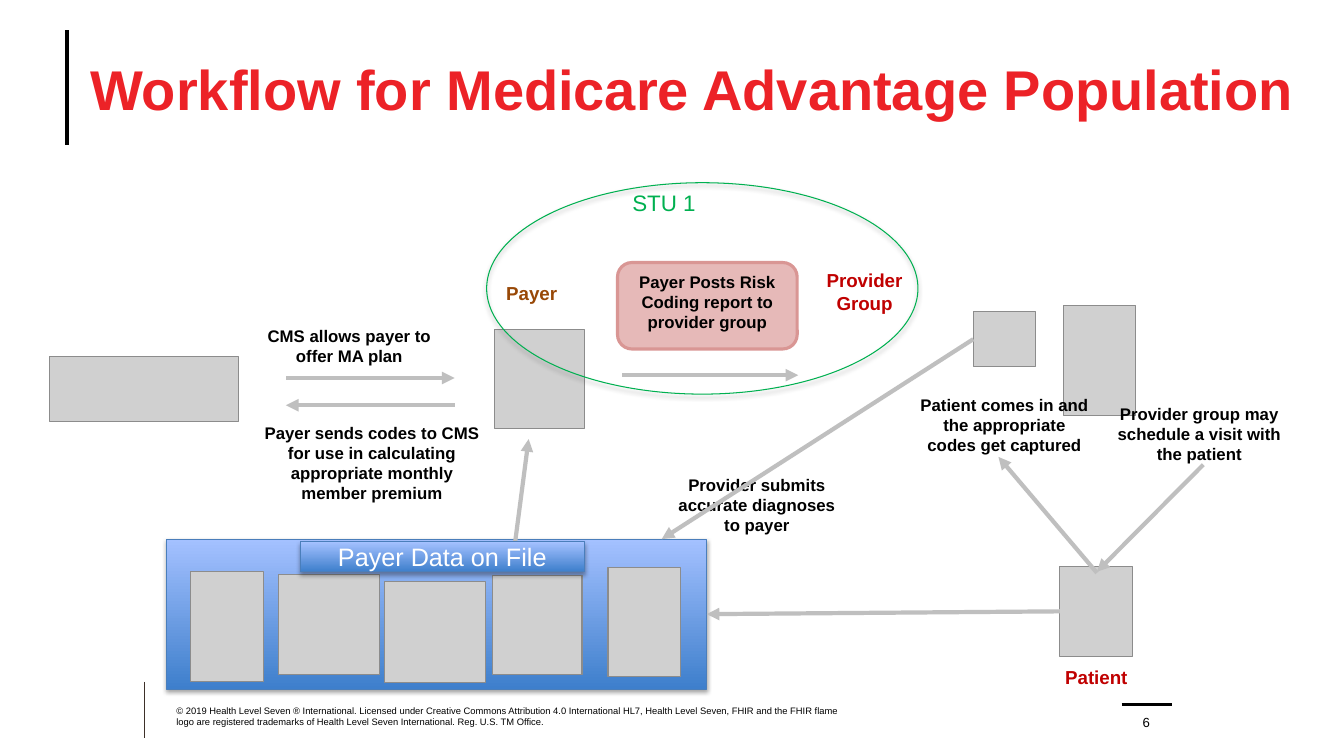
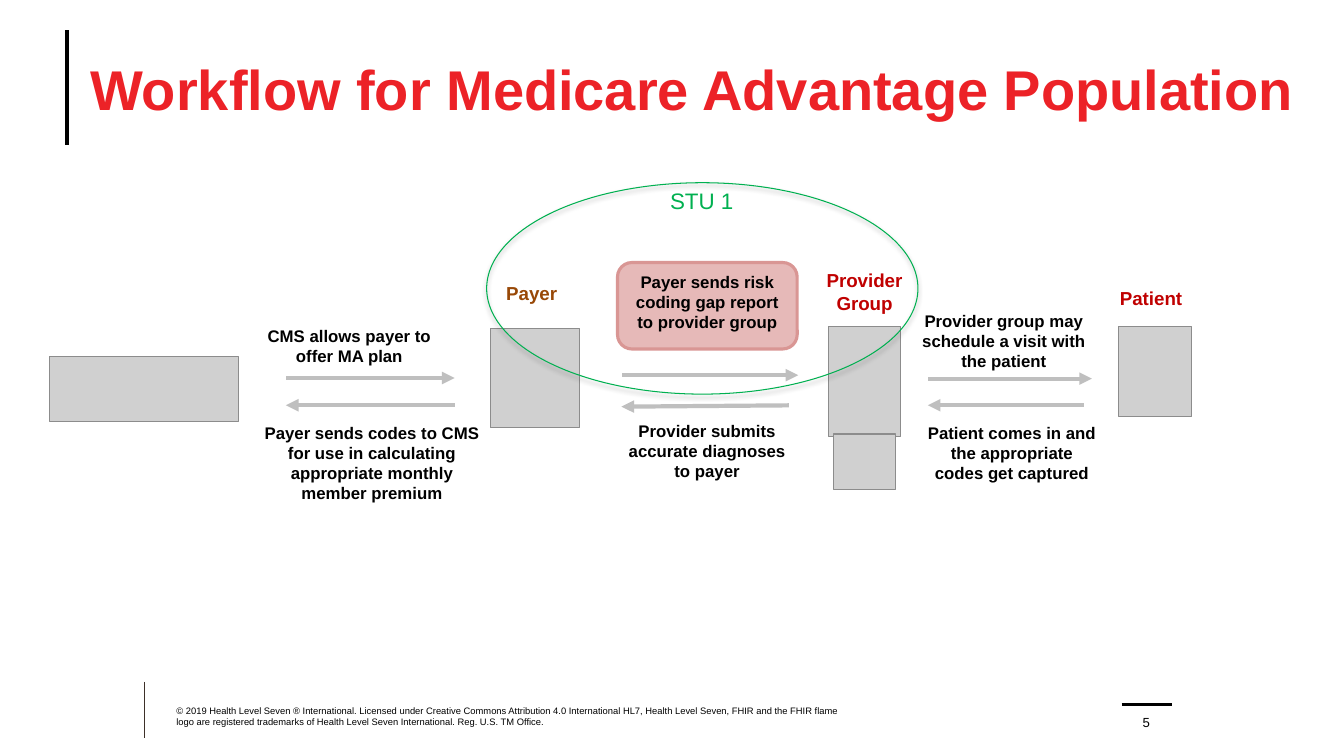
Before and after one commit to HL7/davinci-ra, a slide deck: slide 5 of input/images/Source/Risk Adjustment Images.pptx (slide 6 before the commit). Drawn at 1344x756 pixels with LibreOffice and Linux fonts; fonts in the diff are those of the drawing; grey boxes stand for pictures; background and template pictures are left out. Boxes give left, top, right and bottom in pixels: in the first picture for what was removed or moved away, otherwise in the second. Text is boxed around its words. In the diff, an @@ line names an element or a change of style, - is before the commit and + after.

```diff
--- a/input/images/Source/Risk Adjustment Images.pptx
+++ b/input/images/Source/Risk Adjustment Images.pptx
@@ text "STU 1" moved from (x1=632, y1=195, x2=695, y2=212) to (x1=670, y1=193, x2=733, y2=210) @@
@@ text "Patient" moved from (x1=1065, y1=670, x2=1127, y2=685) to (x1=1120, y1=291, x2=1182, y2=306) @@
@@ text in rounded rectangle at (x1=636, y1=276, x2=778, y2=332): text changed @@
-Payer Posts Risk Coding report to provider group
+Payer sends risk coding gap report to provider group
@@ picture moved from (x1=495, y1=330, x2=585, y2=429) to (x1=490, y1=329, x2=580, y2=427) @@
@@ picture moved from (x1=1064, y1=306, x2=1136, y2=415) to (x1=829, y1=327, x2=901, y2=437) @@
@@ text "Provider group may schedule a ..." moved from (x1=1118, y1=406, x2=1281, y2=465) to (x1=922, y1=315, x2=1086, y2=371) @@
@@ picture moved from (x1=1061, y1=567, x2=1133, y2=656) to (x1=1119, y1=327, x2=1192, y2=416) @@
@@ arrow moved from (707, 614) - (1061, 612) to (1092, 379) - (928, 379) @@
@@ text "Provider submits accurate diagnoses to ..." moved from (x1=678, y1=477, x2=835, y2=535) to (x1=629, y1=425, x2=785, y2=481) @@
@@ arrow moved from (661, 539) - (974, 340) to (622, 406) - (789, 405) @@
@@ text "Patient comes in and the ..." moved from (x1=920, y1=397, x2=1088, y2=455) to (x1=928, y1=427, x2=1096, y2=483) @@
@@ arrow moved from (999, 457) - (1097, 573) to (928, 405) - (1084, 405) @@
@@ arrow removed from (512, 563) to (528, 440) @@
@@ picture moved from (x1=974, y1=312, x2=1036, y2=367) to (x1=834, y1=435, x2=896, y2=490) @@
@@ arrow removed from (1204, 465) to (1097, 572) @@
@@ rectangle removed at (x1=166, y1=539, x2=707, y2=690) @@
@@ rectangle removed at (x1=300, y1=542, x2=585, y2=573) @@
-Payer Data on File
@@ picture removed at (x1=608, y1=568, x2=681, y2=678) @@
@@ picture removed at (x1=191, y1=572, x2=263, y2=682) @@
@@ picture removed at (x1=279, y1=575, x2=380, y2=676) @@
@@ picture removed at (x1=384, y1=582, x2=485, y2=683) @@
@@ picture removed at (x1=492, y1=576, x2=582, y2=675) @@
@@ page number at (x1=1143, y1=718, x2=1150, y2=727): text changed @@
-6
+5
```
Also in this commit, not shown: 1 other slide changed, 2 slides added, 1 slide removed, 5 other files.
